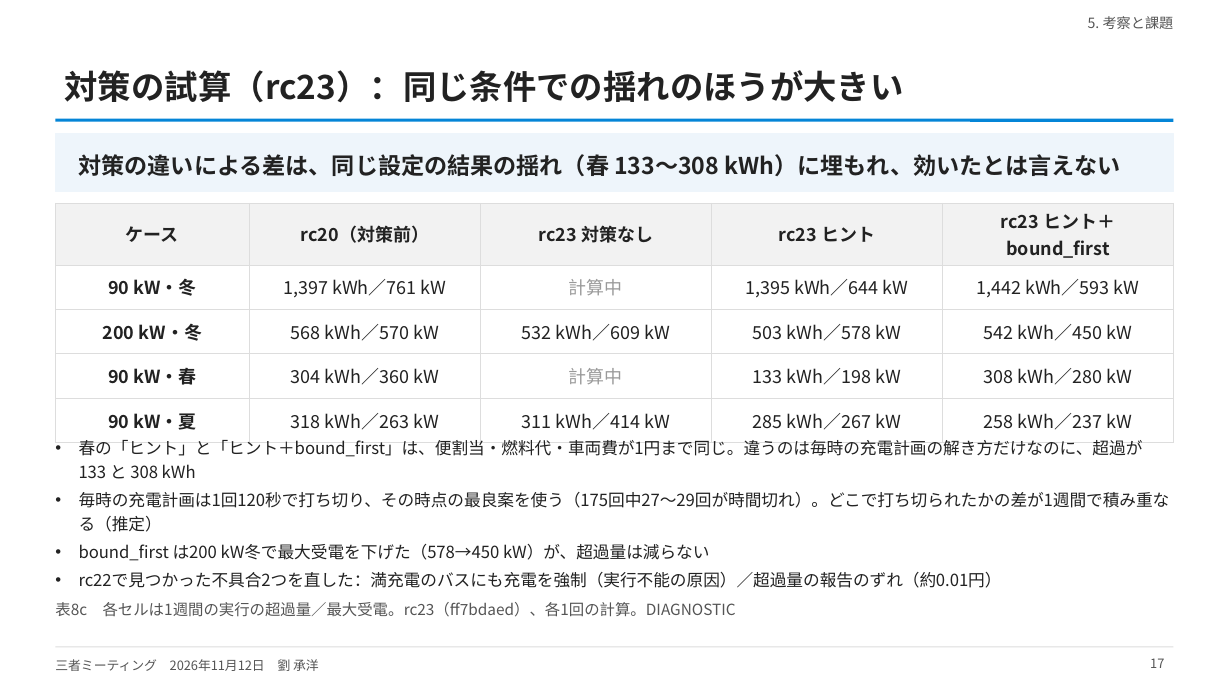
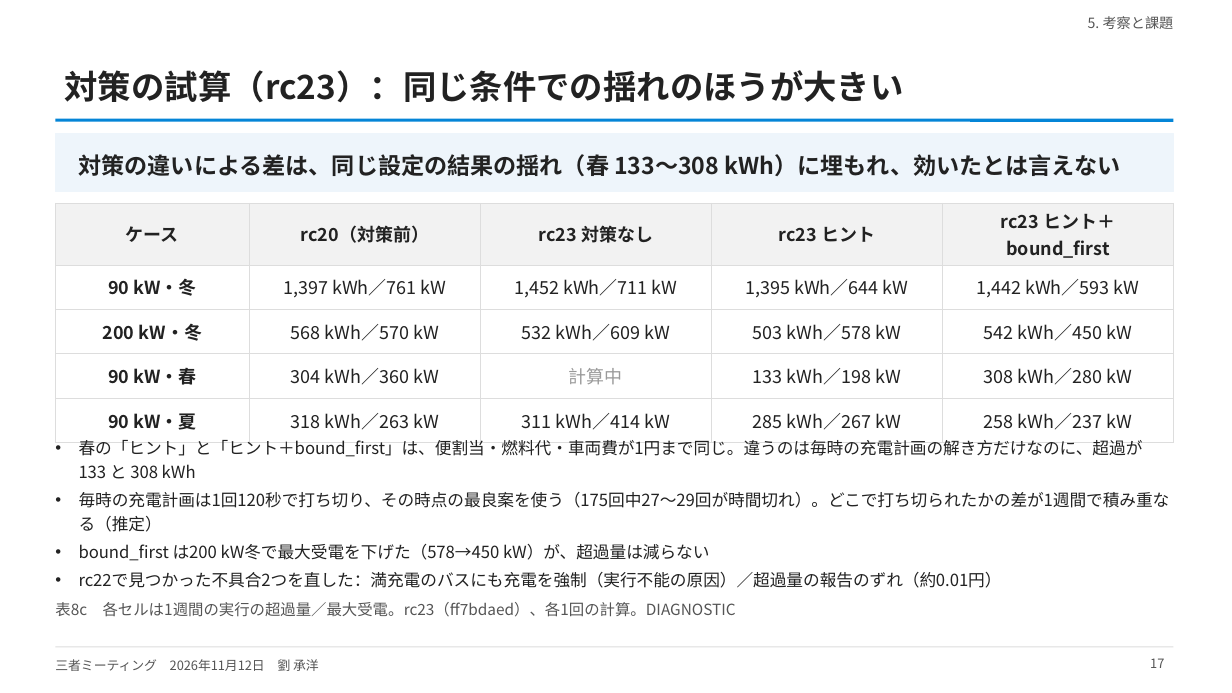
Before and after one commit to CYLIU2003/master-course, a slide deck: slide 17 of outcome/2026-11-12_three_party/three_party_20261112.pptx. Drawn at 1232x693 pixels with LibreOffice and Linux fonts; fonts in the diff are those of the drawing. Boxes give left, top, right and bottom in pixels: in the first picture for what was removed or moved away, otherwise in the second. Text is boxed around its words. In the diff, an @@ line names an element or a change of style, - is before the commit and + after.

```diff
--- a/outcome/2026-11-12_three_party/three_party_20261112.pptx
+++ b/outcome/2026-11-12_three_party/three_party_20261112.pptx
@@ table at (55,203,1174,434) @@
-row 2, column 3: 計算中
+row 2, column 3: 1,452 kWh／711 kW
```
Also in this commit, not shown: 1 other file.
